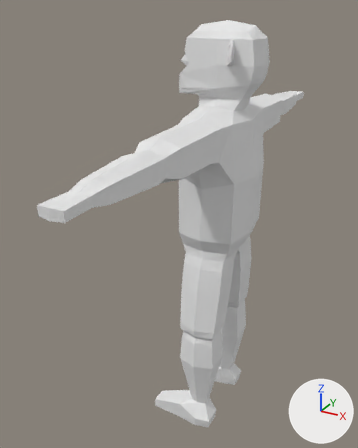
Two versions of the Blender file assets/creatures/goblin.blend, one commit apart.
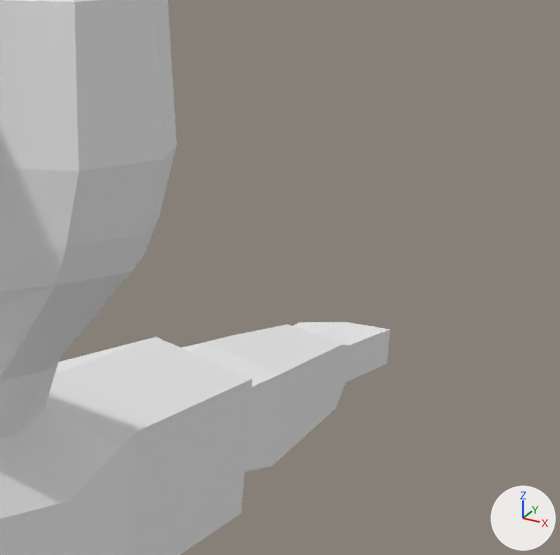
Each version appears first whole from a camera (50 mm lens) standing at (7.49, -10.63, 6.03) and looking at (4.27, -4.77, 3.1), and next in a close-up on the part from 67% to 92% of the width and 9% to 29% of the height. Every picture has the same lights, and +X, +Y and +Z are marked at lower right.

Objects in the first close-up: 'goblin'.
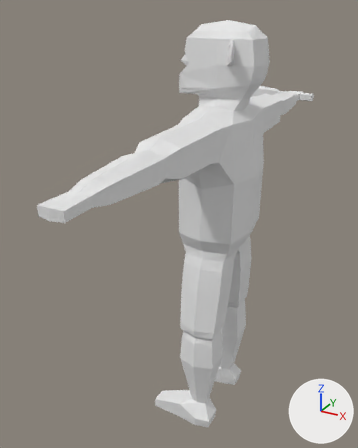
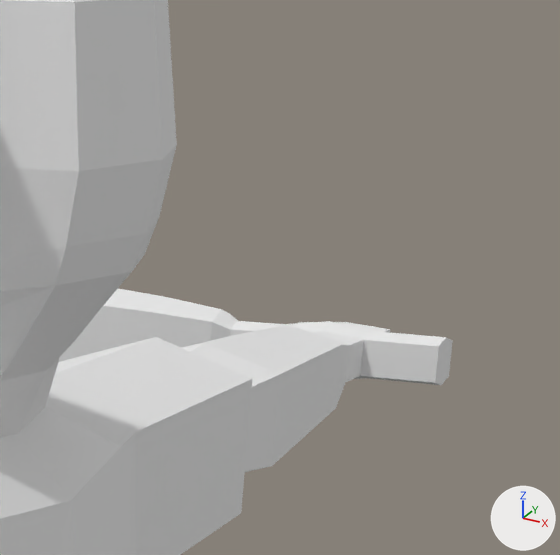
The newer file is also rescaled (x1.156), turned or shifted as a whole; pictures and numbers use the older file's frame.

Pixel boxes (x1, y1, x2, y2) of what changed, in the close-ups (560 x 555 px):
'goblin', reshaped
    before: (0, 0, 390, 555)
    after: (0, 0, 453, 555)
part 1 of me_cube_001, built on
    before: (293, 322, 390, 382)
    after: (59, 289, 453, 385)

The change, as a list of edits to the scene's bpy script:
```text
Change me_cube_001:
    used by ob_goblin; location = (4.873, -4.725, 3.664); scale = (0.547, 0.547, 0.547)
    remove me_cube_001.from_pydata(...)  # 401 vertices, 384 faces; spans x -1.29..1.03, y -5.99..6.01, z -6.51..4.05
    add me_cube_001.from_pydata(...)  # 467 vertices, 450 faces; spans x -2.5..1.03, y -5.99..6.01, z -6.51..4.05
    me_cube_001 part 1
    6 faces are deleted
    58 vertices are added at x -2.5..0.68, y 5.34..5.89, z 1.34..1.91
    8 new vertices lie (0.0, 0.0, 0.19) away from vertices in x -0.46..0.68, y 5.53..5.78, z 1.53
    72 new faces join them
```
